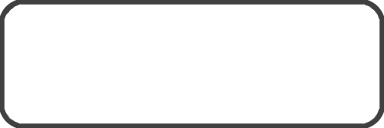
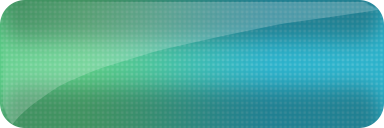
Layered file, before and after one edit (384×128). Changes by layer:
showed group "Red-Orange Button" (3 layers) over 0, 0, 384, 128
added group "Green-Blue Button" with 3 layers above "Purple Button" over 0, 0, 384, 128
added layer "Diagonal Lightinng" (2nd of 5, in "Green-Blue Button") in group "Green-Blue Button" over 3, 2, 380, 125
added layer "Background" (2nd of 6, in "Green-Blue Button") in group "Green-Blue Button" over 0, 0, 384, 128
hid group "Purple Button" (5 layers) over 0, 0, 384, 128
